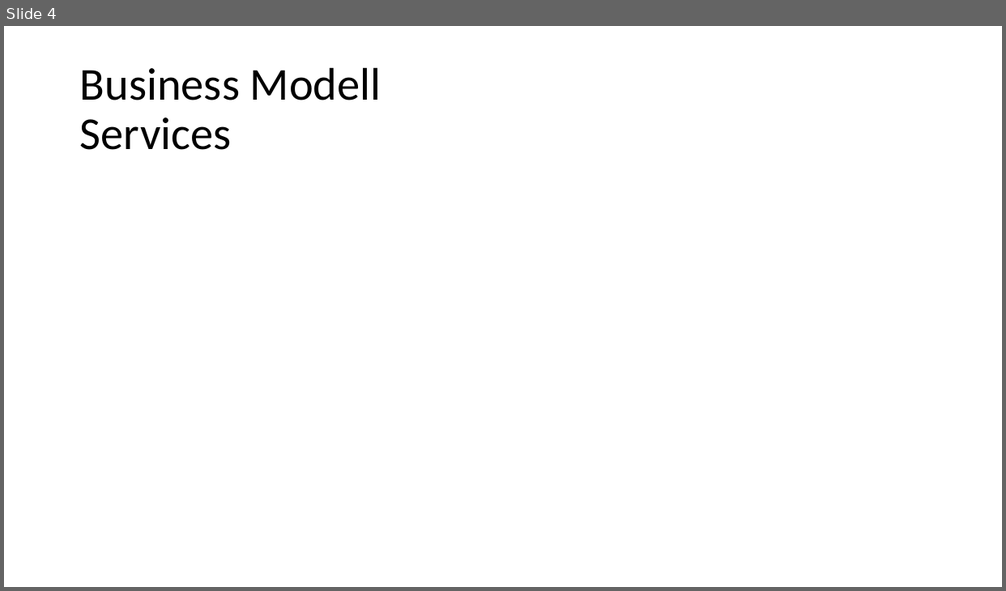
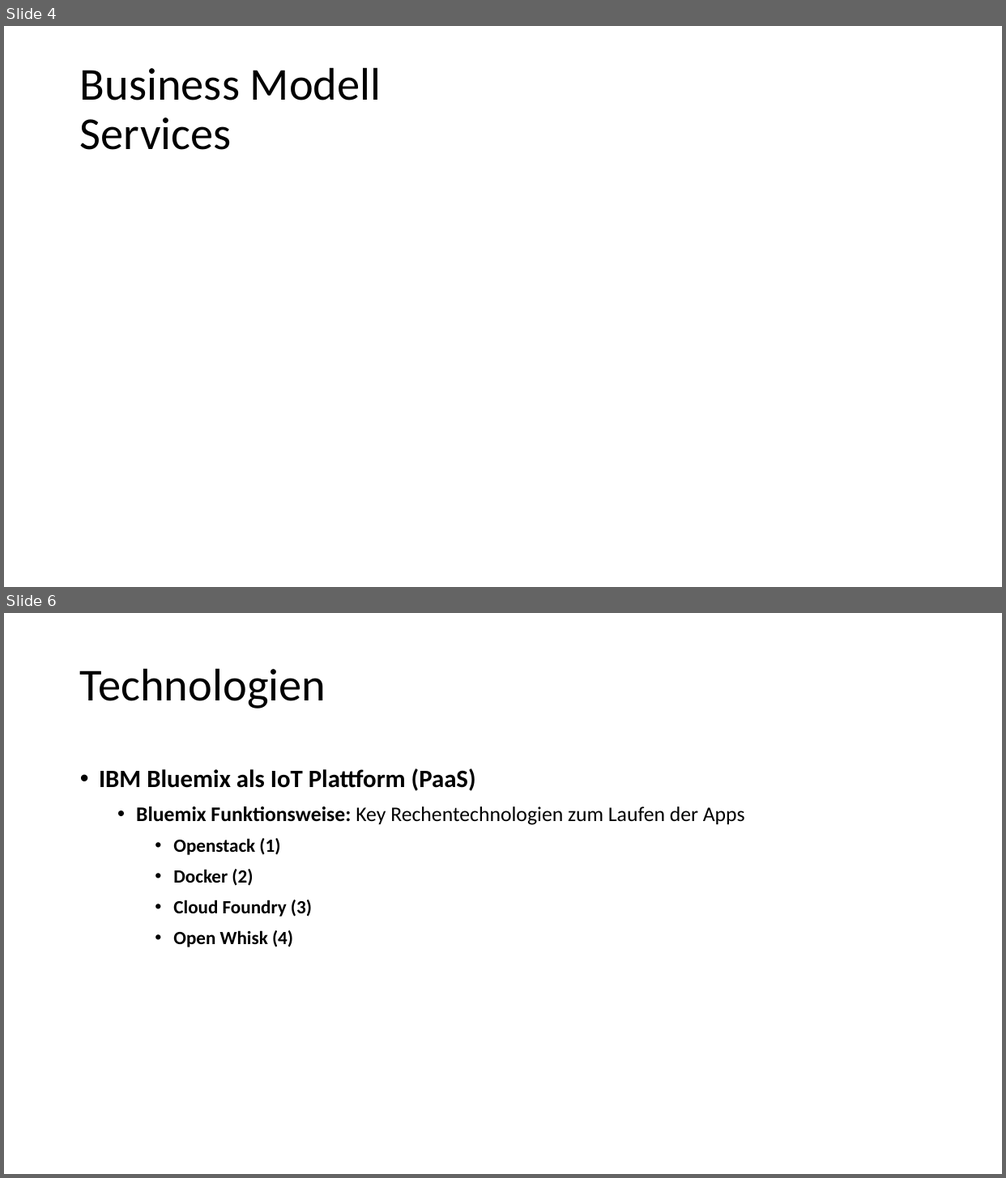
Before and after one commit to glasbran/Hackathon---Homeautomation, a slide deck: IoT Hackathon.pptx. Shown one above the other, each under a label of ours: slide 4 before the commit, slides 4 and 6 after it; the slides between them are not shown. The pictures are 1006x591 and 1006x1178 pixels, drawn with LibreOffice and Linux fonts; fonts in the diff are those of the drawing. Boxes give left, top, right and bottom in pixels: in the first picture for what was removed or moved away, otherwise in the second. Text is boxed around its words. In the diff, an @@ line names an element or a change of style, - is before the commit and + after.

```diff
--- a/IoT Hackathon.pptx
+++ b/IoT Hackathon.pptx
@@ slide 6 added at bbox=[4, 613, 1002, 1174], background #FFFFFF @@
@@ title added at bbox=[80, 668, 326, 709], 44 pt, text #000000 @@
+  Technologien
@@ text added at bbox=[99, 769, 745, 948], 20 pt, text #000000, bold @@
+  • IBM Bluemix als IoT Plattform (PaaS)
+    • Bluemix Funktionsweise: Key Rechentechnologien zum Laufen der Apps
+      • Openstack (1)
+      • Docker (2)
+      • Cloud Foundry (3)
+      • Open Whisk (4)
```
Also in this commit, not shown: 1 slide changed, 2 other slides added.
